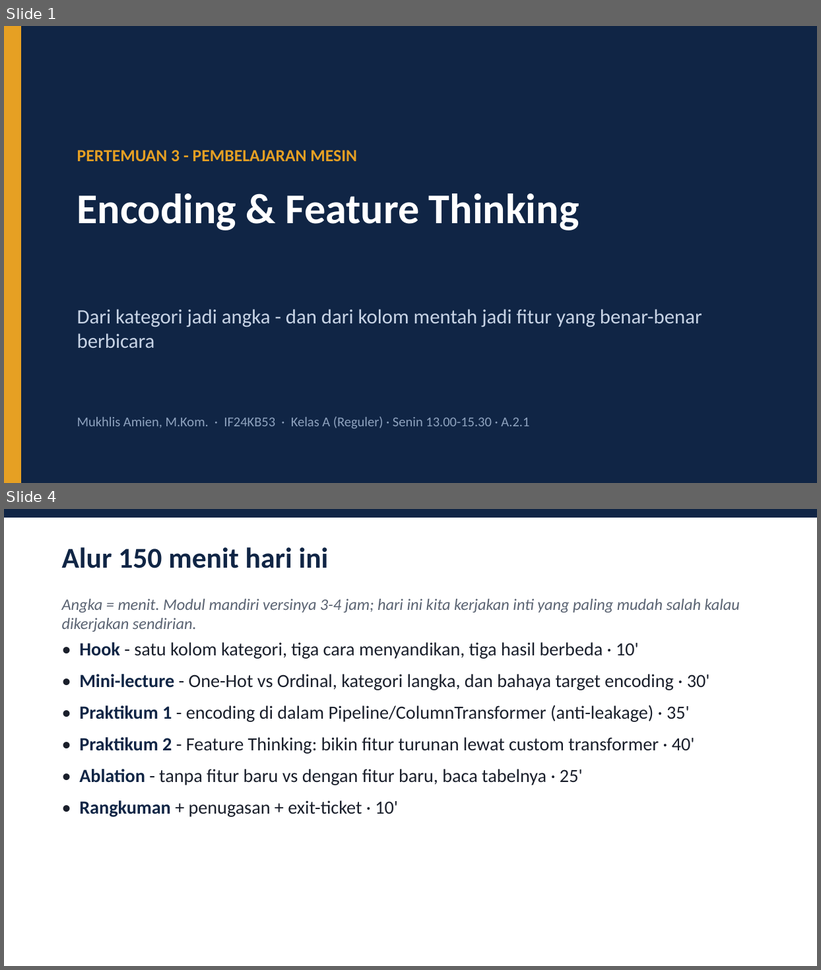
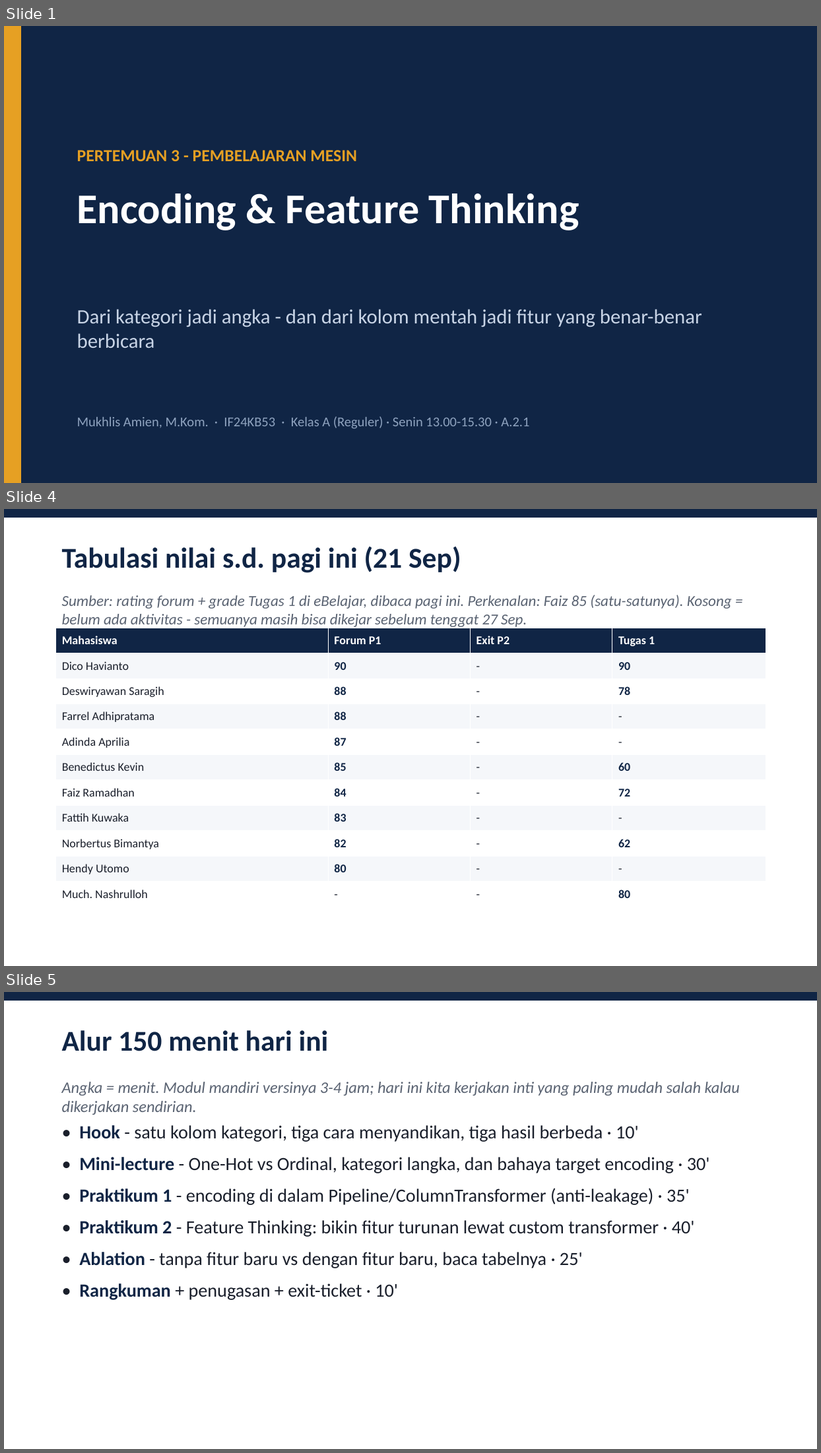
Before and after one commit to neimasilk/ebelajar, a slide deck: ganjil-2026-2027/pembelajaran-mesin/PM_A_Pertemuan3_Ganjil2026.pptx. Shown one above the other, each under a label of ours: slides 1 and 4 before the commit, slides 1, 4 and 5 after it; the slides between them are not shown. The pictures are 821x970 and 821x1453 pixels, drawn with LibreOffice and Linux fonts; fonts in the diff are those of the drawing. Boxes give left, top, right and bottom in pixels: in the first picture for what was removed or moved away, otherwise in the second. Text is boxed around its words. In the diff, an @@ line names an element or a change of style, - is before the commit and + after.

```diff
--- a/ganjil-2026-2027/pembelajaran-mesin/PM_A_Pertemuan3_Ganjil2026.pptx
+++ b/ganjil-2026-2027/pembelajaran-mesin/PM_A_Pertemuan3_Ganjil2026.pptx
@@ slide 4 added at (4, 509, 817, 966), background #FFFFFF @@
@@ rectangle added at (4, 509, 817, 518), fill #102545 @@
@@ text added at (62, 547, 461, 573), 34 pt, text #102545, bold @@
+Tabulasi nilai s.d. pagi ini (21 Sep)
@@ text added at (62, 595, 732, 627), 18 pt, text #5A6372, italic @@
+Sumber: rating forum + grade Tugas 1 di eBelajar, dibaca pagi ini. Perkenalan: Faiz 85 (satu-satunya). Kosong = belum ada aktivitas - semuanya masih bisa dikejar sebelum tenggat 27 Sep.
@@ table added at (56, 628, 766, 908), 11 rows, 4 columns @@
+Mahasiswa | Forum P1 | Exit P2 | Tugas 1
+Dico Havianto | 90 | - | 90
+Deswiryawan Saragih | 88 | - | 78
+Farrel Adhipratama | 88 | - | -
+Adinda Aprilia | 87 | - | -
+Benedictus Kevin | 85 | - | 60
+Faiz Ramadhan | 84 | - | 72
+Fattih Kuwaka | 83 | - | -
+Norbertus Bimantya | 82 | - | 62
+Hendy Utomo | 80 | - | -
+Much. Nashrulloh | - | - | 80
@@ what was slide 4 is now slide 5 @@
```
Also in this commit, not shown: 2 slides changed, 2 other files.
